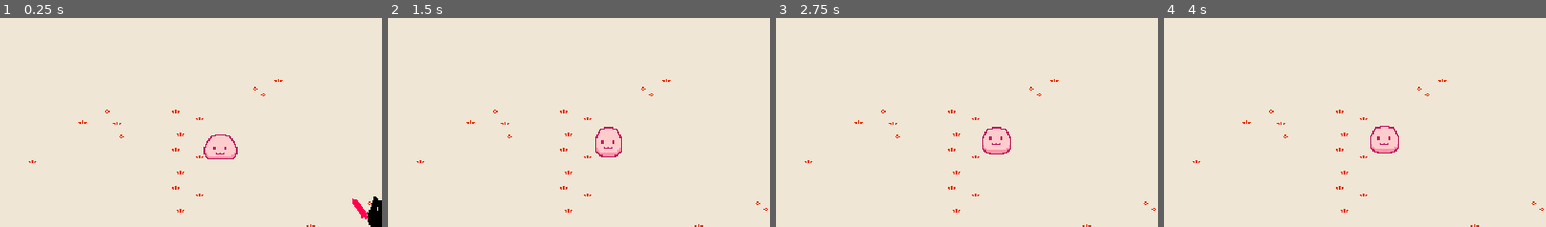
Above: before the commit, frames 1-4 (left to right).
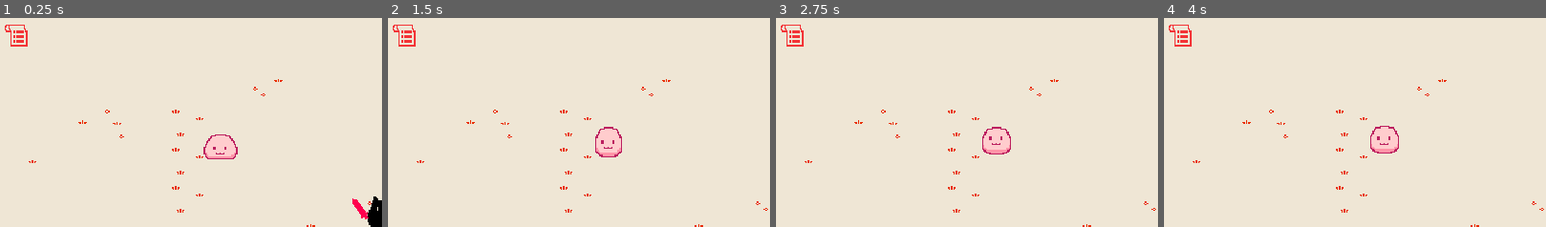
Above: after the commit, the same moments.

Repository: QueenChristina/open-gd-rpg
Game: Godot game, scene res://World/story/World.tscn
Two runs of this game, one before a commit and one after it. Both use one fixed random seed, a clock stepped at 60 frames per second and the inputs below. Sound files missing from this copy of the repository are replaced by a short silence.
Inputs (mouse positions are % of the whole screen's width and height, from its top left):
- Up to frame 1 (0.25 s): no input
- Up to frame 2 (1.5 s): move the mouse to (72, 46) at 0.52 s; hold Right (ui_right) 0.53-1.28 s; tap Space (attack) at 0.6, 1.35 s; move the mouse to (30, 57) at 1.27 s; hold Down (ui_down) from 1.28 s (still down)
- Up to frame 3 (2.75 s): move the mouse to (60, 29) at 2.02 s; release Down (ui_down) at 2.03 s; hold Right (ui_right) from 2.03 s (still down); tap Space (attack) at 2.1 s
- Up to frame 4 (4 s): move the mouse to (45, 72) at 2.77 s; release Right (ui_right) at 2.78 s; hold Up (ui_up) 2.78-3.53 s; tap Space (attack) at 2.85, 3.6 s; move the mouse to (80, 67) at 3.52 s; hold Left (ui_left) from 3.53 s (still down)
The pictures show only the part of the screen within x 0-50%, y 0-50%; the shares and areas given below are measured in that part.

The runs differ from the first frame. In frame 1, 0.3% of the frame differs, in the area x 1-8%, y 3-14%; in frame 2, 0.3%; in frame 3, 0.3%; in frame 4, 0.3%.

Commit message:
add hit sound effect to player when hurt, add number of items to item inventory menu container

Diff:
--- a/UI/UI.tscn
+++ b/UI/UI.tscn
@@ -138,6 +138,9 @@
 [node name="PanelContainer" parent="DialogSmall/TextBox/Margin/HBox" index="0"]
 custom_styles/panel = SubResource( 3 )
 
+[node name="Icon" parent="DialogSmall/TextBox/Margin/HBox/PanelContainer" index="0"]
+frame = 0
+
 [node name="VBox" parent="DialogSmall/TextBox/Margin/HBox" index="1"]
 margin_right = 510.0
 
@@ -177,8 +180,10 @@
 [node name="PanelContainer" parent="DialogBlack/TextBox/Margin/HBox" index="0"]
 custom_styles/panel = SubResource( 6 )
 
+[node name="Icon" parent="DialogBlack/TextBox/Margin/HBox/PanelContainer" index="0"]
+frame = 0
+
 [node name="Menu" parent="." instance=ExtResource( 2 )]
-visible = false
 margin_left = 0.132416
 margin_top = 0.132431
 margin_right = 0.132446
--- a/UI/menu/ItemContainer.gd
+++ b/UI/menu/ItemContainer.gd
@@ -3,12 +3,19 @@
 export(String) var item_name = ""
 export(String) var item_description = ""
 export(int) var add_hp = 0
+export(int) var amount = 0 setget set_amount
+
+onready var label = $Label
 
 # Called when the node enters the scene tree for the first time.
 func _ready():
 	pass # Replace with function body.
 
 
-# Called every frame. 'delta' is the elapsed time since the previous frame.
-#func _process(delta):
-#	pass
+func set_amount(value):
+	amount = value
+	if amount == 0 or amount == 1:
+		label.visible = false
+	else:
+		label.visible = true
+		label.text = str(amount) + " "
--- a/UI/menu/ItemContainer.tscn
+++ b/UI/menu/ItemContainer.tscn
@@ -1,6 +1,7 @@
-[gd_scene load_steps=5 format=2]
+[gd_scene load_steps=7 format=2]
 
 [ext_resource path="res://UI/menu/ItemContainer.gd" type="Script" id=1]
+[ext_resource path="res://UI/Handwrittenrpg-Bold.ttf" type="DynamicFontData" id=2]
 
 [sub_resource type="StyleBoxFlat" id=1]
 content_margin_left = 10.0
@@ -43,6 +44,13 @@
 corner_radius_bottom_left = 4
 anti_aliasing = false
 
+[sub_resource type="DynamicFont" id=4]
+size = 18
+outline_size = 2
+outline_color = Color( 0, 0, 0, 1 )
+use_filter = true
+font_data = ExtResource( 2 )
+
 [node name="ItemContainer" type="Button"]
 margin_right = 50.0
 margin_bottom = 50.0
@@ -55,3 +63,20 @@
 __meta__ = {
 "_edit_use_anchors_": false
 }
+
+[node name="Label" type="Label" parent="."]
+visible = false
+anchor_left = 1.0
+anchor_top = 1.0
+anchor_right = 1.0
+anchor_bottom = 1.0
+margin_left = -20.0
+margin_top = -16.0
+margin_right = 1.0
+custom_fonts/font = SubResource( 4 )
+text = "99 "
+align = 2
+valign = 1
+__meta__ = {
+"_edit_use_anchors_": false
+}
--- a/UI/menu/Menu.gd
+++ b/UI/menu/Menu.gd
@@ -17,6 +17,7 @@
 		item_container.item_name = ""
 		item_container.item_description = ""
 		item_container.add_hp = 0
+		item_container.amount = 0
 		item_name.text = ""
 		item_description.text = ""
 
@@ -30,6 +31,7 @@
 		item_container.item_name = item
 		item_container.item_description = item_data["description"]
 		item_container.add_hp = item_data["add_hp"]
+		item_container.amount = PlayerStats.inventory[item]
 		item_index += 1
 
 func on_item_container_selected(item_container):
--- a/UI/menu/Menu.tscn
+++ b/UI/menu/Menu.tscn
@@ -16,6 +16,7 @@
 }
 
 [node name="Menu" type="MarginContainer" parent="."]
+visible = false
 anchor_right = 1.0
 anchor_bottom = 1.0
 mouse_filter = 1
--- a/data/Items.json
+++ b/data/Items.json
@@ -1,5 +1,5 @@
 {
-"itemNAME" : {
+"" : {
 	"icon" : "",
 	"type" : "",
 	"description" : "",
--- a/utils/Player.gd
+++ b/utils/Player.gd
@@ -23,6 +23,7 @@
 onready var hitboxPivot = $HitboxPivot
 onready var hurtbox = $Hurtbox
 onready var swordPivot = $SwordPivot
+onready var hurtSound = $hurtSound
 onready var SAVE_KEY: String = "player"
 
 func _ready():
@@ -99,6 +100,7 @@
 func _on_Hurtbox_area_entered(area):
 	stats.health -= area.damage
 	hurtbox.create_hit_effect()
+	hurtSound.play()
 
 func _on_Stats_no_health():
 #	self.queue_free()
--- a/utils/Player.tscn
+++ b/utils/Player.tscn
@@ -6,12 +6,13 @@
 [ext_resource path="res://utils/area/Hitbox.gd" type="Script" id=4]
 [ext_resource path="res://Assets/Items/sword.png" type="Texture" id=5]
 [ext_resource path="res://utils/area/Hurtbox.gd" type="Script" id=6]
+[ext_resource path="res://Audio/SFX/hit2.wav" type="AudioStream" id=7]
 
 [sub_resource type="CapsuleShape2D" id=1]
 radius = 10.1118
 height = 0.0
 
-[sub_resource type="Animation" id=2]
+[sub_resource type="Animation" id=34]
 resource_name = "AttackDown"
 length = 0.4
 step = 0.2
@@ -703,5 +704,9 @@
 [node name="Timer" type="Timer" parent="Hurtbox"]
 autostart = true
 
+[node name="hurtSound" type="AudioStreamPlayer2D" parent="."]
+stream = ExtResource( 7 )
+volume_db = -2.286
+
 [connection signal="area_entered" from="Hurtbox" to="." method="_on_Hurtbox_area_entered"]
 [connection signal="timeout" from="Hurtbox/Timer" to="Hurtbox" method="_on_Timer_timeout"]
Not shown, added: Audio/SFX/hit2.wav.import
Not shown: 10 places in utils/Player.tscn that only renumber resources
Not shown, added: Audio/SFX/hit2.wav
